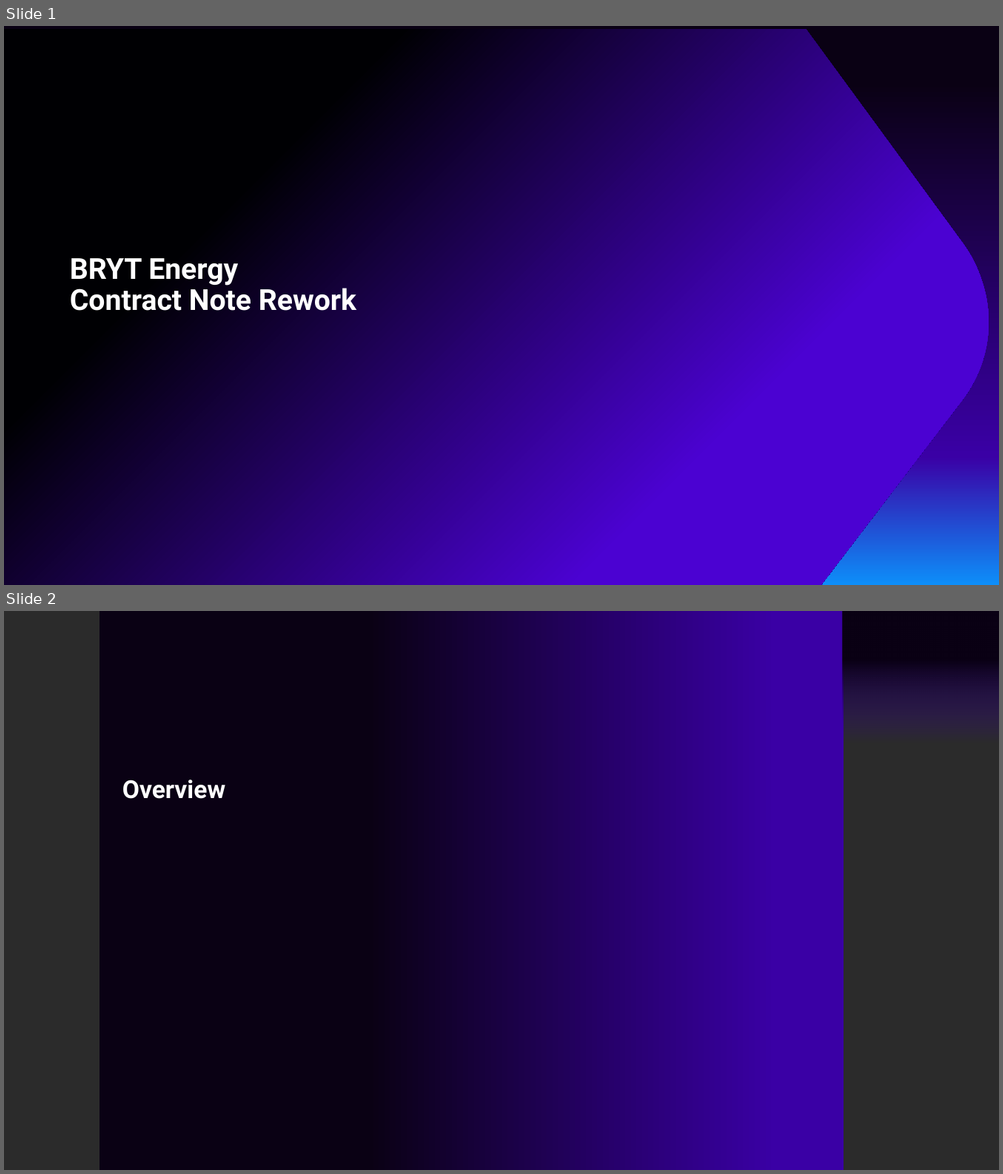
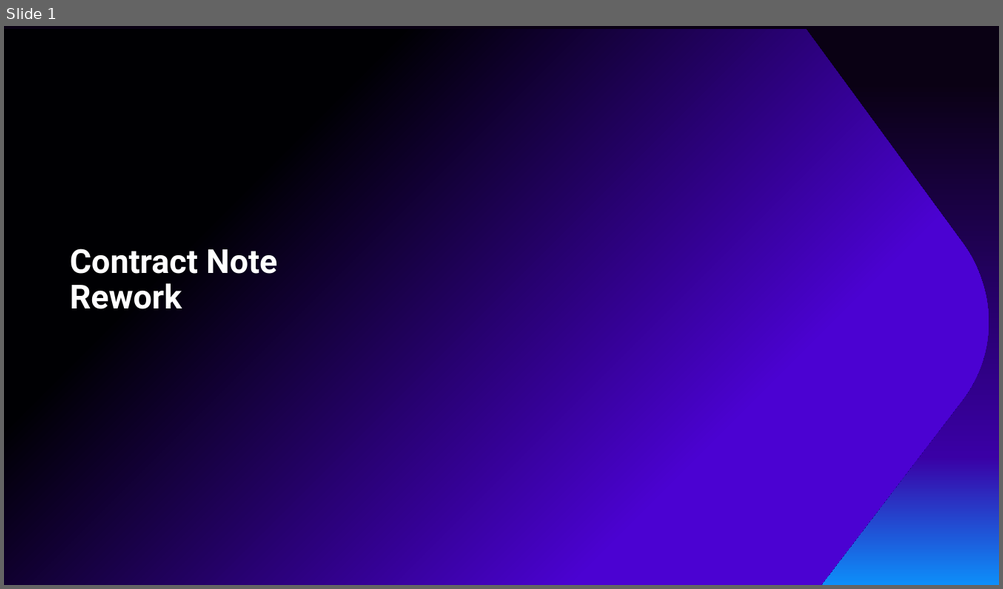
Before and after one commit to MartinWhippD55/d55-analysis, a slide deck: analysis/BRYT/contract-note/BRYT Contract Note Rework - Estimates.pptx. Shown one above the other, each under a label of ours: slides 1 and 2 before the commit, slide 1 after it. The pictures are 1003x1174 and 1003x589 pixels, drawn with LibreOffice and Linux fonts; fonts in the diff are those of the drawing; background and template pictures are left out; a plain dark background stands for a picture behind light text. Boxes give left, top, right and bottom in pixels: in the first picture for what was removed or moved away, otherwise in the second. Text is boxed around its words. In the diff, an @@ line names an element or a change of style, - is before the commit and + after.

```diff
--- a/analysis/BRYT/contract-note/BRYT Contract Note Rework - Estimates.pptx
+++ b/analysis/BRYT/contract-note/BRYT Contract Note Rework - Estimates.pptx
@@ slide 2 removed at (4,611,999,1170), background picture (left out) @@
@@ rectangle removed at (99,611,843,1170) @@
@@ rectangle removed at (842,611,999,742) @@
@@ title removed at (122,780,225,799) @@
-Overview
@@ slide 1 changed as well @@
@@ title at (70,249,277,309): text changed; size 28 to 32 pt @@
-BRYT Energy
-Contract Note Rework
+Contract Note Rework
```
Also in this commit, not shown: 7 other slides changed, 6 other slides removed, 9 other files.
